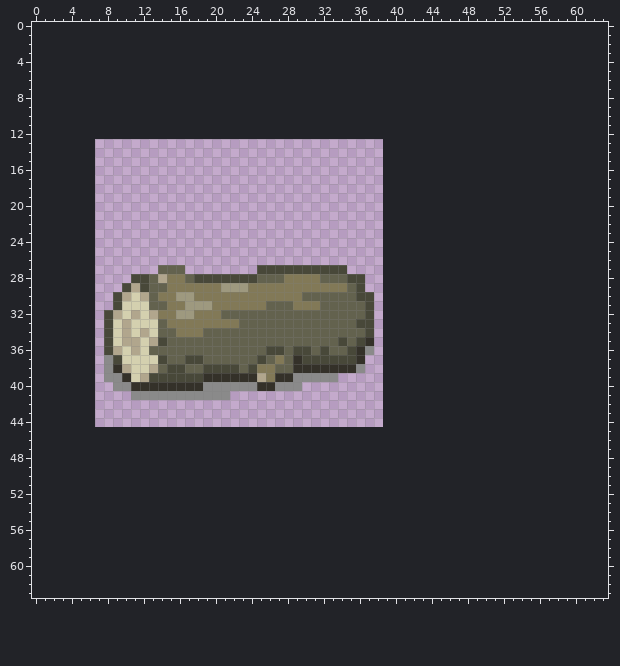
Edited in one commit: pixel-art sprite (app/assets/images/log.png). That is the earlier state.
The file is 32x32 pixels. Colours within 5 levels of each other are drawn and written as one. The old version is drawn lined up with the new one, on the new canvas.
After:
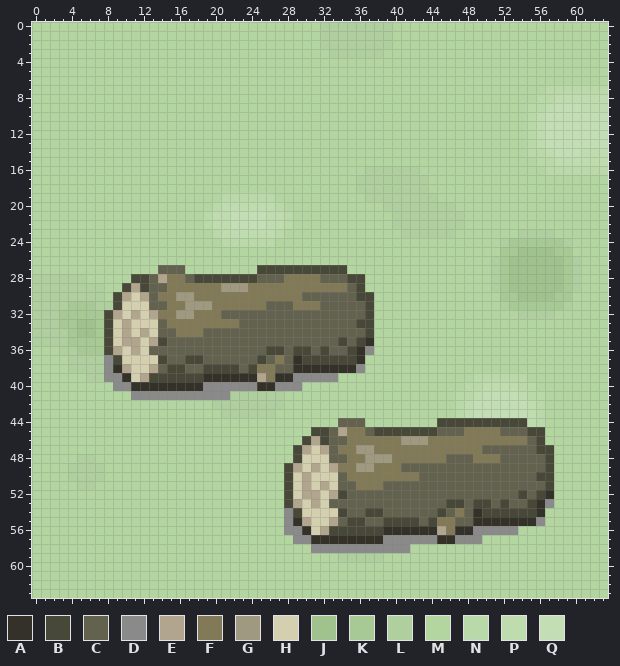
Palette (. is transparent): A #343129  B #484839  C #63624e  D #8a8a8a  E #b1a68d  F #827957  G #9e997f  H #d4d0af  J #a0c28d  K #a7ca95  L #afcf9e  M #b3d6a1  N #b9d9a8  P #bedcae  Q #c3deb4
Changes in this commit:
canvas 32x32 -> 64x64, the old top-left corner now at 7,13
Changed rows in their new state; - is an unchanged pixel.
first column x 0:
 0 MMMMMMMMMMMMMMMMMMMMMMMMMMMMMMMMLLLLLLLLMMMMMMMMMMMMMMMMMMMMMMMM
 1 MMMMMMMMMMMMMMMMMMMMMMMMMMMMMMMMLLLLLLLLMMMMMMMMMMMMMMMMMMMMMMMM
 2 MMMMMMMMMMMMMMMMMMMMMMMMMMMMMMMMLLLLLLLLMMMMMMMMMMMMMMMMMMMMMMMM
 3 MMMMMMMMMMMMMMMMMMMMMMMMMMMMMMMMMLLLLLLMMMMMMMMMMMMMMMMMMMMMMMMM
 4 MMMMMMMMMMMMMMMMMMMMMMMMMMMMMMMMMMMMMMMMMMMMMMMMMMMMMMMMMMMMMMMM
 5 MMMMMMMMMMMMMMMMMMMMMMMMMMMMMMMMMMMMMMMMMMMMMMMMMMMMMMMMMMMMMMMM
 6 MMMMMMMMMMMMMMMMMMMMMMMMMMMMMMMMMMMMMMMMMMMMMMMMMMMMMMMMMMMMMMMM
 7 MMMMMMMMMMMMMMMMMMMMMMMMMMMMMMMMMMMMMMMMMMMMMMMMMMMMMMMMMNNNNNNN
 8 MMMMMMMMMMMMMMMMMMMMMMMMMMMMMMMMMMMMMMMMMMMMMMMMMMMMMMMMNNPPPPPP
 9 MMMMMMMMMMMMMMMMMMMMMMMMMMMMMMMMMMMMMMMMMMMMMMMMMMMMMMMNNPQQQPPP
10 MMMMMMMMMMMMMMMMMMMMMMMMMMMMMMMMMMMMMMMMMMMMMMMMMMMMMMMNPQQQQQQQ
11 MMMMMMMMMMMMMMMMMMMMMMMMMMMMMMMMMMMMMMMMMMMMMMMMMMMMMMMNPQQQQQQQ
12 MMMMMMMMMMMMMMMMMMMMMMMMMMMMMMMMMMMMMMMMMMMMMMMMMMMMMMMNPQQQQQQQ
13 MMMMMMMMMMMMMMMMMMMMMMMMMMMMMMMMMMMMMMMMMMMMMMMMMMMMMMMNPQQQQQQQ
14 MMMMMMMMMMMMMMMMMMMMMMMMMMMMMMMMMMMMMMMMMMMMMMMMMMMMMMMNNPQQQPPP
15 MMMMMMMMMMMMMMMMMMMMMMMMMMMMMMMMMMMMMMMMMMMMMMMMMMMMMMMMNNPPPPPP
16 MMMMMMMMMMMMMMMMMMMMMMMMMMMMMMMMMMMMMLLLLLLMMMMMMMMMMMMMMNNNNNNN
17 MMMMMMMMMMMMMMMMMMMMMMMMMMMMMMMMMMMMLLLLLLLLMMMMMMMMMMMMMMMMMMMM
18 MMMMMMMMMMMMMMMMMMMMMMMMMMMMMMMMMMMMLLLLLLLLMMMMMMMMMMMMMMMMMMMM
19 MMMMMMMMMMMMMMMMMMMMMNNNNNNMMMMMMMMMMLLLLLLLLMMMMMMMMMMMMMMMMMMM
20 MMMMMMMMMMMMMMMMMMMMNPPPPPPNMMMMMMMMMMMLLLLLLLLMMMMMMMMMMMMMMMMM
21 MMMMMMMMMMMMMMMMMMMNPPQQQQPPNMMMMMMMMMMMLLLLLLLLMMMMMMMMMMMMMMMM
22 MMMMMMMMMMMMMMMMMMMNPPQQQQPPNMMMMMMMMMMMLLLLLLLLMMMMMMMMMMMMMMMM
23 MMMMMMMMMMMMMMMMMMMMNPPPPPPNMMMMMMMMMMMMMLLLLLLMMMMMMMLLLLMMMMMM
24 MMMMMMMMMMMMMMMMMMMMMNNNNNNMMMMMMMMMMMMMMMMMMMMMMMMMLKKKKKKLMMMM
25 MMMMMMMMMMMMMMMMMMMMMMMMMMMMMMMMMMMMMMMMMMMMMMMMMMMMKKJJJJKKMMMM
26 MMMMMMMMMMMMMMMMMMMMMMMMMMMMMMMMMMMMMMMMMMMMMMMMMMMLKJJJJJJKLMMM
27 MMMMMMMMMMMMMM---MMMMMMMM----------MMMMMMMMMMMMMMMMLKJJJJJJKLMMM
28 LLLLLLMMMMM--------------------------MMMMMMMMMMMMMMLKJJJJJJKLMMM
29 LLLLLLLLMM---------------------------MMMMMMMMMMMMMMLKJJJJJJKLMMM
30 LLLLLLLLM-----------------------------MMMMMMMMMMMMMMKKJJJJKKMMMM
31 LLLLKKKLL-----------------------------MMMMMMMMMMMMMMLKKKKKKLMMMM
32 LLLKKKKK------------------------------MMMMMMMMMMMMMMMMLLLLMMMMMM
33 LLLKKJJK------------------------------MMMMMMMMMMMMMMMMMMMMMMMMMM
34 LLLLKJJK------------------------------MMMMMMMMMMMMMMMMMMMMMMMMMM
35 LLLLKKKK------------------------------MMMMMMMMMMMMMMMMMMMMMMMMMM
36 MMMLLKKK------------------------------MMMMMMMMMMMMMMMMMMMMMMMMMM
37 MMMMLLLL-----------------------------MMMMMMMMMMMMMMMMMMMMMMMMMMM
38 MMMMLLLL-----------------------------MMMMMMMMMMMMMMMMMMMMMMMMMMM
39 MMMMMMLL--------------------------MMMMMMMMMMMMMMMNNNNNNMMMMMMMMM
40 MMMMMMMMM---------------------MMMMMMMMMMMMMMMMMMNNPPPPNNMMMMMMMM
41 MMMMMMMMMMM-----------LLLLLLMMMMMMMMMMMMMMMMMMMNNPQQQQPNNMMMMMMM
42 MMMMMMMMMMMMMMMMMMMMLLLLLLLLMMMMMMMMMMMMMMMMMMMNPQQQQQQPNMMMMMMM
43 MMMMMMMMMMMMMMMMMMMMMLLLLLLMMMMMMMMMMMMMMMMMMMMNPQQQQQQPNMMMMMMM
44 MMMMMMMMMMMMMMMMMMMMMMMMMMMMMMMMMMCCCMMMMMMMMBBBBBBBBBBPNMMMMMMM
45 MMMMMMMMMMMMMMMMMMMMMMMMMMMMMMMBBCEFFCBBBBBBBCCCFFFFCCCBBMMMMMMM
46 MMMMMMMMMMMMMMMMMMMMMMMMMMMMMMBEBCCFFFFFFGGGFFFFFFFFFFFCBMMMMMMM
47 MMMMMMMMMMMMMMMMMMMMMMMMMMMMMBEHECFFGGFFFFFFFFFFFFCCCCCCBBMMMMMM
48 MMMMMLLMMMMMMMMMMMMMMMMMMMMMMBHHHCCFFGGGFFFFFFCCCFFFCCCCCBMMMMMM
49 MMMMLLLLMMMMMMMMMMMMMMMMMMMMBEHEHEFFGGFFFCCCCCCCCCCCCCCCCBMMMMMM
50 MMMMLLLLMMMMMMMMMMMMMMMMMMMMBHEHHHCFFFFFFFFCCCCCCCCCCCCCBBMMMMMM
51 MMMMMLLMMMMMMMMMMMMMMMMMMMMMBHEHEHCCFFFCCCCCCCCCCCCCCCCCCBMMMMMM
52 MMMMMMMMMMMMMMMMMMMMMMMMMMMMBHEEHEBCCCCCCCCCCCCCCCCCCCBCBAMMMMMM
53 MMMMMMMMMMMMMMMMMMMMMMMMMMMMBEHEHCCCCCCCCCCCCCBBCBBCBCCBADMMMMMM
54 MMMMMMMMMMMMMMMMMMMMMMMMMMMMDBHHHHBCCBBCCCCCCBCFCABBBBBBAMMMMMMM
55 MMMMMMMMMMMMMMMMMMMMMMMMMMMMDAEHHECBBCCBBBBCBFFCCAAAAAAADMMMMMMM
56 MMMMMMMMMMMMMMMMMMMMMMMMMMMMDDAHEBBBBBBAAAAAAEFAADDDDDMMMMMMMMMM
57 MMMMMMMMMMMMMMMMMMMMMMMMMMMMMDDAAAAAAAADDDDDDAADDDMMMMMMMMMMMMMM
58 MMMMMMMMMMMMMMMMMMMMMMMMMMMMMMMDDDDDDDDDDDMMMMMMMMMMMMMMMMMMMMMM
59 MMMMMMMMMMMMMMMMMMMMMMMMMMMMMMMMMMLLLLLMMMMMMMMMMMMMMMMMMMMMMMMM
60 MMMMMMMMMMMMMMMMMMMMMMMMMMMMMMMMMMMMMMMMMMMMMMMMMMMMMMMMMMMMMMMM
61 MMMMMMMMMMMMMMMMMMMMMMMMMMMMMMMMMMMMMMMMMMMMMMMMMMMMMMMMMMMMMMMM
62 MMMMMMMMMMMMMMMMMMMMMMMMMMMMMMMMMMMMMMMMMMMMMMMMMMMMMMMMMMMMMMMM
63 MMMMMMMMMMMMMMMMMMMMMMMMMMMMMMMMMMMMMMMMMMMMMMMMMMMMMMMMMMMMMMMM
Where, in picture pixels (left, top, right, bottom), the same in both pictures:
added: (32, 22, 608, 598)
